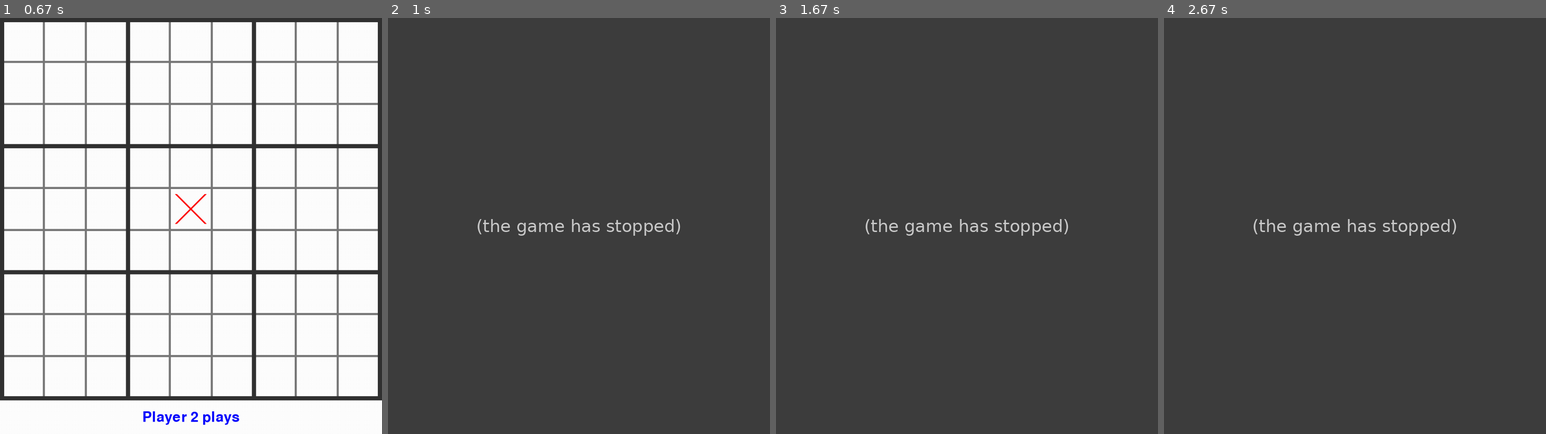
Above: before the commit, frames 1-4 (left to right).
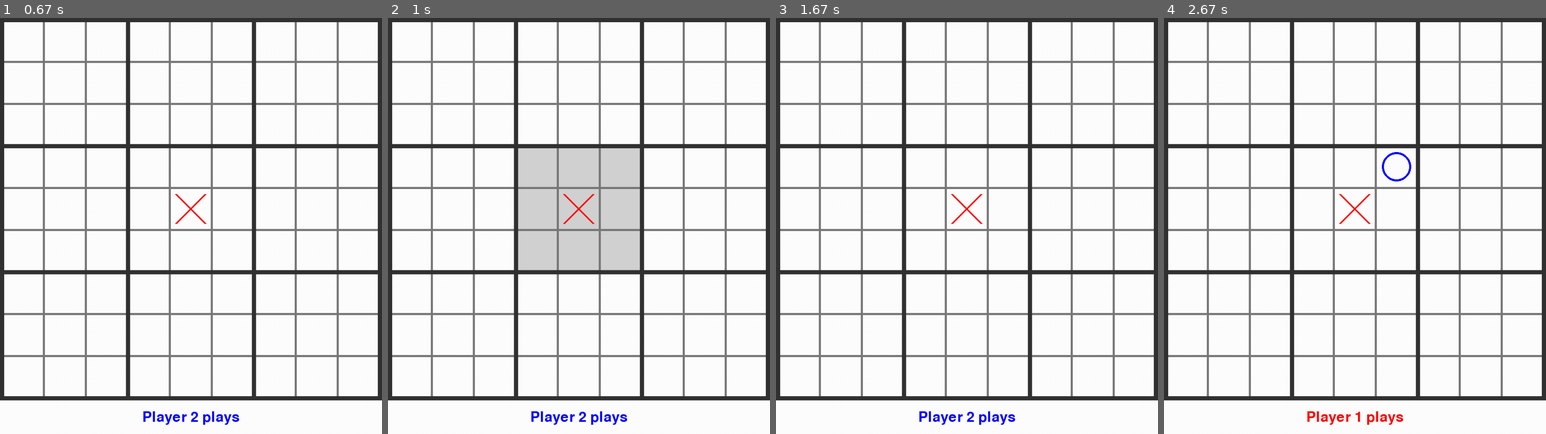
Above: after the commit, the same moments.

Repository: JosselinSomervilleRoberts/UltimateTicTacToe-RL
Game: pygame game, started from pygame_2d.py
The game is run twice, just before and just after one commit, with the same random seed, the same clock (stepped at 60 frames per second) and the same inputs.
Inputs (mouse positions are in pixels of both pictures, inside the frame that each line leads up to):
- Up to frame 1 (0.67 s): click (191, 226) at 0.38 s
- Up to frame 2 (1 s): click "Player 2 plays" at 0.72 s
- Up to frame 3 (1.67 s): no input
- Up to frame 4 (2.67 s): click (1404, 176) at 2.55 s

Frame 1 is identical in both runs. In frame 2, 92% of the frame differs, in the area x 0-100%, y 1-100%; in frame 3, 93%; in frame 4, 93%.
Error before the commit: IndexError: list index out of range (board.py line 161); the game stopped at 0.77 s (later frames are placeholders)

Commit message:
Add out of bounds check for player click

Diff:
--- a/board.py
+++ b/board.py
@@ -293,8 +293,15 @@
         '''
         Interface for the player. Plays a move where the mouse was clicked
         INPUT; px, py (pixel coordinates of the click)
-        NO OUTPUT -> Plays the move
+        Output: Error number
+            - 0: everything went fine
+            - 1: the game is not running (not initiated or already won)
+            - 2: the player cannot play in the desired large cell
+            - 3: the desired small cell is not available (already occupied)
+            - 4: the cell clicked is out of bounds
         '''
         (ixLarge, iyLarge, ixSmall, iySmall) = Board.getCellFromPx(px, py)
-        self.play(ixLarge, iyLarge, ixSmall, iySmall)
-    # ========================================================= #
+        if (ixLarge >= 3) or (iyLarge >= 3) or (ixSmall >= 3) or (iySmall >= 3): # Out of bounds
+            return 4
+        return self.play(ixLarge, iyLarge, ixSmall, iySmall)
+    # ========================================================= #
